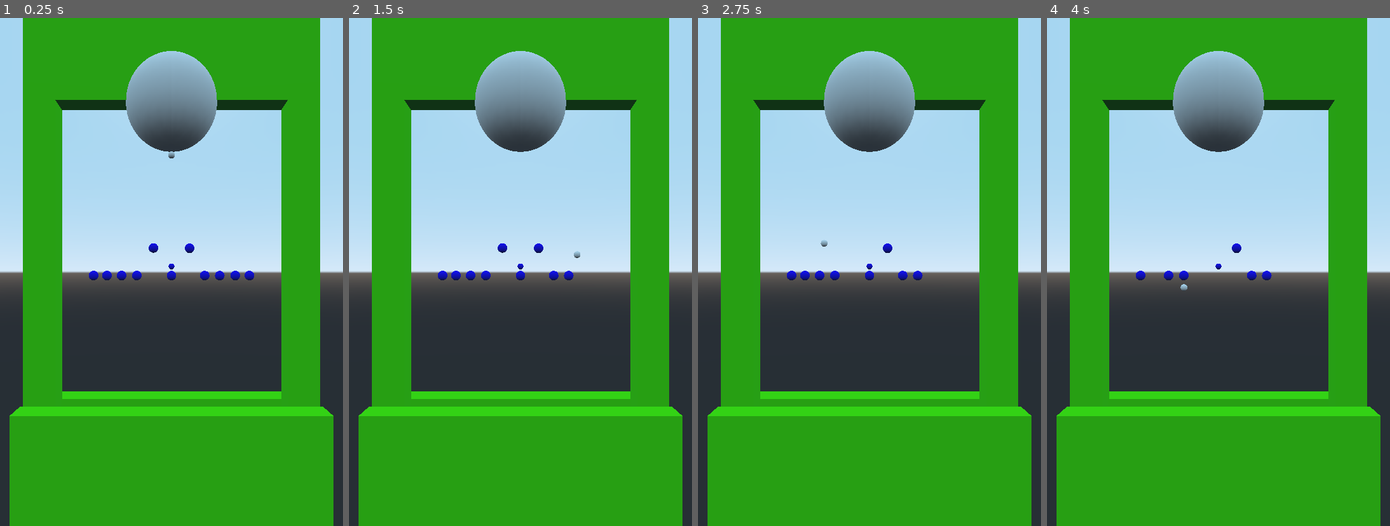
Above: before the commit, frames 1-4 (left to right).
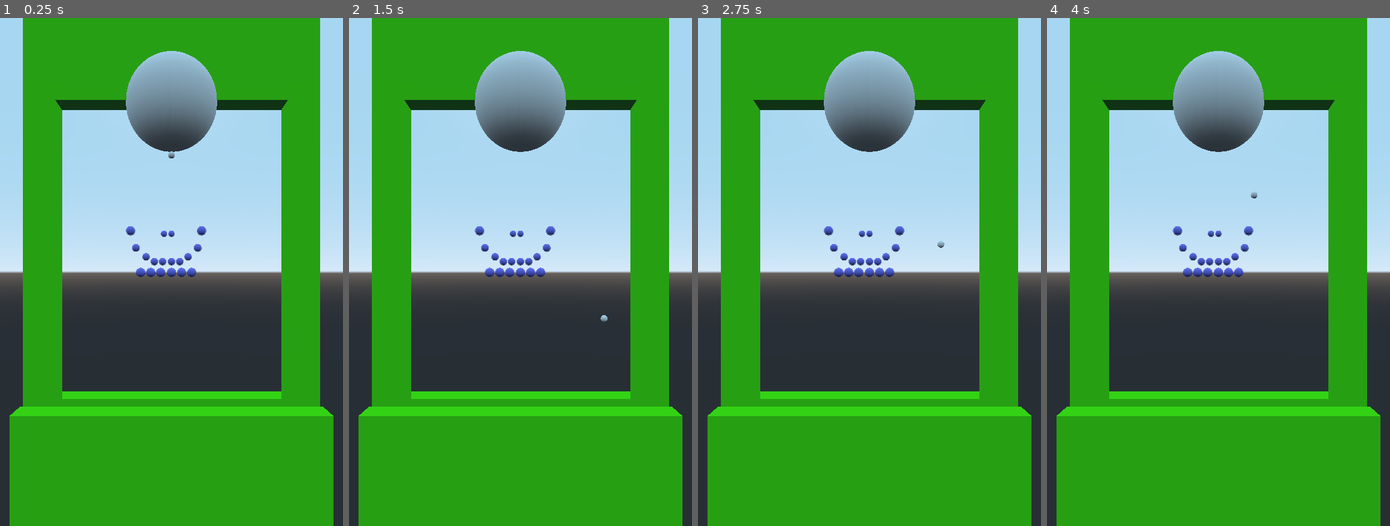
Above: after the commit, the same moments.

Repository: beothorn/librethrow
Game: Godot game, scene res://playStage/PlayStage.tscn
The game is run twice, just before and just after one commit, with the same random seed, the same clock (stepped at 60 frames per second) and the same inputs.
Inputs (mouse positions are in pixels of both pictures, inside the frame that each line leads up to):
- Up to frame 1 (0.25 s): no input
- Up to frame 2 (1.5 s): tap Enter at 0.5 s; move the mouse to (595, 246) at 0.52 s; click (595, 246) at 0.67 s; tap Space at 1.25 s; move the mouse to (451, 297) at 1.27 s; click (451, 297) at 1.42 s
- Up to frame 3 (2.75 s): move the mouse to (903, 160) at 2.02 s; click (903, 160) at 2.17 s
- Up to frame 4 (4 s): move the mouse to (1201, 373) at 2.77 s; click (1201, 373) at 2.92 s; move the mouse to (1321, 348) at 3.52 s; click (1321, 348) at 3.67 s

The runs differ from the first frame. In frame 1, 1.0% of the frame differs, in the area x 25-75%, y 41-52%; in frame 2, 1.0%; in frame 3, 0.9%; in frame 4, 0.9%.

Commit message:
Stone lits on on hit

Diff:
--- a/game/playStage/PlayStage.gd
+++ b/game/playStage/PlayStage.gd
@@ -90,15 +90,19 @@
 		obj.hide()
 		should_restart = true
 		for stone in stones.get_children():
-			if !stone.is_hidden():
+			if stone.is_in_group("Stone") and !stone.is_hidden():
 				should_restart = false
 
 	if obj.is_in_group("BallKiller"):
 		root.remove_child(ball)
 		throwing = false
 		aim_ball.translation.z = 0
+		for stone in stones.get_children():
+				if stone.is_in_group("Stone"):
+					stone.force_hide()
 		if should_restart:
 			stones.set_stones_rotation(0)
 			for stone in stones.get_children():
-				stone.reset()
+				if stone.is_in_group("Stone"):
+					stone.reset()
 			should_restart = false
--- a/game/playStage/PlayStage.tscn
+++ b/game/playStage/PlayStage.tscn
@@ -1,8 +1,8 @@
-[gd_scene load_steps=16 format=2]
+[gd_scene load_steps=14 format=2]
 
 [ext_resource path="res://playStage/PlayStage.gd" type="Script" id=1]
 [ext_resource path="res://playStage/Stones.gd" type="Script" id=2]
-[ext_resource path="res://playStage/Stone.gd" type="Script" id=3]
+[ext_resource path="res://playStage/Stone.tscn" type="PackedScene" id=3]
 
 [sub_resource type="SphereMesh" id=1]
 radius = 2.0
@@ -34,14 +34,6 @@
 [sub_resource type="CubeMesh" id=9]
 material = SubResource( 8 )
 size = Vector3( 10, 5.66, 1 )
-
-[sub_resource type="SpatialMaterial" id=14]
-albedo_color = Color( 0.0784314, 0, 1, 1 )
-
-[sub_resource type="SphereMesh" id=10]
-material = SubResource( 14 )
-radius = 0.21
-height = 0.42
 
 [sub_resource type="SphereMesh" id=12]
 radius = 0.15
@@ -97,173 +89,59 @@
 [node name="Stones" type="Spatial" parent="."]
 script = ExtResource( 2 )
 
-[node name="Stone" type="StaticBody" parent="Stones" groups=[
-"Stone",
-]]
-transform = Transform( 1, 0, 0, 0, 1, 0, 0, 0, 1, 0, -7.538, 0 )
-script = ExtResource( 3 )
+[node name="Stone" parent="Stones" instance=ExtResource( 3 )]
+transform = Transform( 1, 0, 0, 0, 1, 0, 0, 0, 1, 0, -7.39739, 0 )
 
-[node name="StoneMesh" type="CSGMesh" parent="Stones/Stone"]
-mesh = SubResource( 10 )
+[node name="Stone12" parent="Stones" instance=ExtResource( 3 )]
+transform = Transform( 1, 0, 0, 0, 1, 0, 0, 0, 1, 0, -6.82374, -3.42964 )
 
-[node name="Center" type="Position3D" parent="Stones/Stone"]
+[node name="Stone17" parent="Stones" instance=ExtResource( 3 )]
+transform = Transform( 1, 0, 0, 0, 1, 0, 0, 0, 1, 0, -4.94578, -7.07635 )
 
-[node name="Radius" type="Position3D" parent="Stones/Stone"]
-transform = Transform( 1, 0, 0, 0, 1, 0, 0, 0, 1, 0, 0.212564, 0 )
+[node name="Stone6" parent="Stones" instance=ExtResource( 3 )]
+transform = Transform( 1, 0, 0, 0, 1, 0, 0, 0, 1, -1.81018, -5.56171, 0 )
 
-[node name="Stone12" type="StaticBody" parent="Stones" groups=[
-"Stone",
-]]
-transform = Transform( 1, 0, 0, 0, 1, 0, 0, 0, 1, 0, -6.97581, -9.99459 )
-script = ExtResource( 3 )
+[node name="Stone14" parent="Stones" instance=ExtResource( 3 )]
+transform = Transform( 1, 0, 0, 0, 1, 0, 0, 0, 1, -1.81018, -6.15345, -2.41504 )
 
-[node name="StoneMesh" type="CSGMesh" parent="Stones/Stone12"]
-mesh = SubResource( 10 )
+[node name="Stone2" parent="Stones" instance=ExtResource( 3 )]
+transform = Transform( 1, 0, 0, 0, 1, 0, 0, 0, 1, 0.446171, -7.39739, 0 )
 
-[node name="Center" type="Position3D" parent="Stones/Stone12"]
+[node name="Stone10" parent="Stones" instance=ExtResource( 3 )]
+transform = Transform( 1, 0, 0, 0, 1, 0, 0, 0, 1, 0.446171, -6.82374, -3.42964 )
 
-[node name="Radius" type="Position3D" parent="Stones/Stone12"]
-transform = Transform( 1, 0, 0, 0, 1, 0, 0, 0, 1, 0, 0.212564, 0 )
+[node name="Stone5" parent="Stones" instance=ExtResource( 3 )]
+transform = Transform( 1, 0, 0, 0, 1, 0, 0, 0, 1, -1.36401, -7.39739, 0 )
 
-[node name="Stone2" type="StaticBody" parent="Stones" groups=[
-"Stone",
-]]
-transform = Transform( 1, 0, 0, 0, 1, 0, 0, 0, 1, 0.798296, -6.33507, 0.0744128 )
-script = ExtResource( 3 )
+[node name="Stone9" parent="Stones" instance=ExtResource( 3 )]
+transform = Transform( 1, 0, 0, 0, 1, 0, 0, 0, 1, -1.36401, -6.56878, -3.42964 )
 
-[node name="StoneMesh" type="CSGMesh" parent="Stones/Stone2"]
-mesh = SubResource( 10 )
+[node name="Stone3" parent="Stones" instance=ExtResource( 3 )]
+transform = Transform( 1, 0, 0, 0, 1, 0, 0, 0, 1, 0.892343, -7.39739, 0 )
 
-[node name="Center" type="Position3D" parent="Stones/Stone2"]
+[node name="Stone16" parent="Stones" instance=ExtResource( 3 )]
+transform = Transform( 1, 0, 0, 0, 1, 0, 0, 0, 1, 0.892343, -6.56878, -3.42964 )
 
-[node name="Radius" type="Position3D" parent="Stones/Stone2"]
-transform = Transform( 1, 0, 0, 0, 1, 0, 0, 0, 1, 0, 0.212564, 0 )
+[node name="Stone8" parent="Stones" instance=ExtResource( 3 )]
+transform = Transform( 1, 0, 0, 0, 1, 0, 0, 0, 1, -0.91784, -7.39739, 0 )
 
-[node name="Stone3" type="StaticBody" parent="Stones" groups=[
-"Stone",
-]]
-transform = Transform( 1, 0, 0, 0, 1, 0, 0, 0, 1, -0.795491, -6.31946, 0.0744128 )
-script = ExtResource( 3 )
+[node name="Stone11" parent="Stones" instance=ExtResource( 3 )]
+transform = Transform( 1, 0, 0, 0, 1, 0, 0, 0, 1, -0.91784, -6.82374, -3.42964 )
 
-[node name="StoneMesh" type="CSGMesh" parent="Stones/Stone3"]
-mesh = SubResource( 10 )
+[node name="Stone4" parent="Stones" instance=ExtResource( 3 )]
+transform = Transform( 1, 0, 0, 0, 1, 0, 0, 0, 1, 1.33214, -5.56171, 0 )
 
-[node name="Center" type="Position3D" parent="Stones/Stone3"]
+[node name="Stone13" parent="Stones" instance=ExtResource( 3 )]
+transform = Transform( 1, 0, 0, 0, 1, 0, 0, 0, 1, 1.33214, -6.15345, -2.41504 )
 
-[node name="Radius" type="Position3D" parent="Stones/Stone3"]
-transform = Transform( 1, 0, 0, 0, 1, 0, 0, 0, 1, 0, 0.212564, 0 )
+[node name="Stone7" parent="Stones" instance=ExtResource( 3 )]
+transform = Transform( 1, 0, 0, 0, 1, 0, 0, 0, 1, -0.478042, -7.39739, 0 )
 
-[node name="Stone4" type="StaticBody" parent="Stones" groups=[
-"Stone",
-]]
-transform = Transform( 1, 0, 0, 0, 1, 0, 0, 0, 1, -1.52727, -7.53755, 0.0744128 )
-script = ExtResource( 3 )
+[node name="Stone15" parent="Stones" instance=ExtResource( 3 )]
+transform = Transform( 1, 0, 0, 0, 1, 0, 0, 0, 1, -0.478042, -6.82374, -3.42964 )
 
-[node name="StoneMesh" type="CSGMesh" parent="Stones/Stone4"]
-mesh = SubResource( 10 )
-
-[node name="Center" type="Position3D" parent="Stones/Stone4"]
-
-[node name="Radius" type="Position3D" parent="Stones/Stone4"]
-transform = Transform( 1, 0, 0, 0, 1, 0, 0, 0, 1, 0, 0.212564, 0 )
-
-[node name="Stone5" type="StaticBody" parent="Stones" groups=[
-"Stone",
-]]
-transform = Transform( 1, 0, 0, 0, 1, 0, 0, 0, 1, 1.46186, -7.53755, 0.0744128 )
-script = ExtResource( 3 )
-
-[node name="StoneMesh" type="CSGMesh" parent="Stones/Stone5"]
-mesh = SubResource( 10 )
-
-[node name="Center" type="Position3D" parent="Stones/Stone5"]
-
-[node name="Radius" type="Position3D" parent="Stones/Stone5"]
-transform = Transform( 1, 0, 0, 0, 1, 0, 0, 0, 1, 0, 0.212564, 0 )
-
-[node name="Stone6" type="StaticBody" parent="Stones" groups=[
-"Stone",
-]]
-transform = Transform( 1, 0, 0, 0, 1, 0, 0, 0, 1, -2.19703, -7.53755, 0.0744128 )
-script = ExtResource( 3 )
-
-[node name="StoneMesh" type="CSGMesh" parent="Stones/Stone6"]
-mesh = SubResource( 10 )
-
-[node name="Center" type="Position3D" parent="Stones/Stone6"]
-
-[node name="Radius" type="Position3D" parent="Stones/Stone6"]
-transform = Transform( 1, 0, 0, 0, 1, 0, 0, 0, 1, 0, 0.212564, 0 )
-
-[node name="Stone7" type="StaticBody" parent="Stones" groups=[
-"Stone",
-]]
-transform = Transform( 1, 0, 0, 0, 1, 0, 0, 0, 1, 2.12542, -7.53755, 0.0744128 )
-script = ExtResource( 3 )
-
-[node name="StoneMesh" type="CSGMesh" parent="Stones/Stone7"]
-mesh = SubResource( 10 )
-
-[node name="Center" type="Position3D" parent="Stones/Stone7"]
-
-[node name="Radius" type="Position3D" parent="Stones/Stone7"]
-transform = Transform( 1, 0, 0, 0, 1, 0, 0, 0, 1, 0, 0.212564, 0 )
-
-[node name="Stone8" type="StaticBody" parent="Stones" groups=[
-"Stone",
-]]
-transform = Transform( 1, 0, 0, 0, 1, 0, 0, 0, 1, -2.84199, -7.53755, 0.0744128 )
-script = ExtResource( 3 )
-
-[node name="StoneMesh" type="CSGMesh" parent="Stones/Stone8"]
-mesh = SubResource( 10 )
-
-[node name="Center" type="Position3D" parent="Stones/Stone8"]
-
-[node name="Radius" type="Position3D" parent="Stones/Stone8"]
-transform = Transform( 1, 0, 0, 0, 1, 0, 0, 0, 1, 0, 0.212564, 0 )
-
-[node name="Stone9" type="StaticBody" parent="Stones" groups=[
-"Stone",
-]]
-transform = Transform( 1, 0, 0, 0, 1, 0, 0, 0, 1, 2.80758, -7.53755, 0.0744128 )
-script = ExtResource( 3 )
-
-[node name="StoneMesh" type="CSGMesh" parent="Stones/Stone9"]
-mesh = SubResource( 10 )
-
-[node name="Center" type="Position3D" parent="Stones/Stone9"]
-
-[node name="Radius" type="Position3D" parent="Stones/Stone9"]
-transform = Transform( 1, 0, 0, 0, 1, 0, 0, 0, 1, 0, 0.212564, 0 )
-
-[node name="Stone10" type="StaticBody" parent="Stones" groups=[
-"Stone",
-]]
-transform = Transform( 1, 0, 0, 0, 1, 0, 0, 0, 1, -3.43113, -7.53755, 0.0744128 )
-script = ExtResource( 3 )
-
-[node name="StoneMesh" type="CSGMesh" parent="Stones/Stone10"]
-mesh = SubResource( 10 )
-
-[node name="Center" type="Position3D" parent="Stones/Stone10"]
-
-[node name="Radius" type="Position3D" parent="Stones/Stone10"]
-transform = Transform( 1, 0, 0, 0, 1, 0, 0, 0, 1, 0, 0.212564, 0 )
-
-[node name="Stone11" type="StaticBody" parent="Stones" groups=[
-"Stone",
-]]
-transform = Transform( 1, 0, 0, 0, 1, 0, 0, 0, 1, 3.43393, -7.53755, 0.0744128 )
-script = ExtResource( 3 )
-
-[node name="StoneMesh" type="CSGMesh" parent="Stones/Stone11"]
-mesh = SubResource( 10 )
-
-[node name="Center" type="Position3D" parent="Stones/Stone11"]
-
-[node name="Radius" type="Position3D" parent="Stones/Stone11"]
-transform = Transform( 1, 0, 0, 0, 1, 0, 0, 0, 1, 0, 0.212564, 0 )
+[node name="Stone18" parent="Stones" instance=ExtResource( 3 )]
+transform = Transform( 1, 0, 0, 0, 1, 0, 0, 0, 1, -0.478042, -4.94578, -7.07635 )
 
 [node name="Aim_ball" type="CSGMesh" parent="."]
 transform = Transform( 1, 0, 0, 0, 1, 0, 0, 0, 1, 0, -2.2, 0 )
--- a/game/playStage/Stone.gd
+++ b/game/playStage/Stone.gd
@@ -2,16 +2,26 @@
 
 var collisionShape
 onready var stone = get_node("StoneMesh")
+onready var stone_core = get_node("StoneCore")
+onready var stone_core_on = get_node("StoneCoreOn")
 onready var camera = get_node("/root/GameRoom/Camera")
 onready var center_pos = get_node("Center")
 onready var radius_pos = get_node("Radius")
+onready var timer = get_node("Timer")
+onready var tween = get_node("Tween")
+var on_material = preload("res://playStage/StoneOn.tres")
 
 var original_position
+var original_scale
+
+var is_hiding = false
+var is_hidden = false
 
 const plane = Plane(Vector3(0,0,0), Vector3(1,0,0), Vector3(0,1,0))
 
 func _ready():
 	original_position = translation
+	original_scale = scale
 	collisionShape = CollisionShape.new()
 	collisionShape.set_name("CollisionShape")
 	collisionShape.shape = SphereShape.new()
@@ -20,16 +30,25 @@
 
 func reset():
 	translation = original_position
+	is_hiding = false
+	is_hidden = false
 	project_collision_shadow()
 
-func flat():
-	translation.z = 0
+func hide():
+	if is_hiding:
+		return
+	is_hiding = true
+	stone_core.set_visible(false)
+	stone_core_on.set_visible(true)
+	timer.start()
 
-func hide():
-	translation.z = -1000
+func force_hide():
+	if is_hiding:
+		tween.interpolate_property(self, "scale", scale, Vector3(0,0,0), 0.3, Tween.TRANS_EXPO, Tween.EASE_IN_OUT)
+		tween.start()
 
 func is_hidden():
-	return translation.z == -1000
+	return is_hidden
 
 func project_collision_shadow():
 	var camera_position =  camera.get_global_transform().origin
@@ -51,3 +70,12 @@
 		collisionShape.set_global_transform(sphereProjectionOld)
 		if itersection_radius:
 			collisionShape.shape.radius = itersection_radius.y - itersection.y
+
+func _on_Timer_timeout():
+	force_hide()
+
+func _on_Tween_tween_completed(object, key):
+	translation.z = -1000
+	scale = original_scale
+	is_hiding = false
+	is_hidden = true
--- /dev/null
+++ b/game/playStage/Stone.tscn
@@ -0,0 +1,57 @@
+[gd_scene load_steps=8 format=2]
+
+[ext_resource path="res://playStage/Stone.gd" type="Script" id=1]
+[ext_resource path="res://playStage/StoneOff.tres" type="Material" id=2]
+[ext_resource path="res://playStage/StoneOn.tres" type="Material" id=3]
+
+[sub_resource type="SpatialMaterial" id=1]
+flags_transparent = true
+albedo_color = Color( 0.0784314, 0, 1, 0.784314 )
+
+[sub_resource type="SphereMesh" id=2]
+material = SubResource( 1 )
+radius = 0.21
+height = 0.42
+radial_segments = 16
+rings = 6
+
+[sub_resource type="SphereMesh" id=5]
+material = ExtResource( 2 )
+radius = 0.17
+height = 0.34
+radial_segments = 8
+rings = 10
+
+[sub_resource type="SphereMesh" id=4]
+material = ExtResource( 3 )
+radius = 0.17
+height = 0.34
+radial_segments = 8
+rings = 10
+
+[node name="Stone" type="StaticBody" groups=[
+"Stone",
+]]
+script = ExtResource( 1 )
+
+[node name="StoneMesh" type="CSGMesh" parent="."]
+mesh = SubResource( 2 )
+
+[node name="StoneCore" type="CSGMesh" parent="."]
+mesh = SubResource( 5 )
+
+[node name="StoneCoreOn" type="CSGMesh" parent="."]
+visible = false
+mesh = SubResource( 4 )
+
+[node name="Center" type="Position3D" parent="."]
+
+[node name="Radius" type="Position3D" parent="."]
+transform = Transform( 1, 0, 0, 0, 1, 0, 0, 0, 1, 0, 0.212564, 0 )
+
+[node name="Timer" type="Timer" parent="."]
+wait_time = 3.0
+
+[node name="Tween" type="Tween" parent="."]
+[connection signal="timeout" from="Timer" to="." method="_on_Timer_timeout"]
+[connection signal="tween_completed" from="Tween" to="." method="_on_Tween_tween_completed"]
--- /dev/null
+++ b/game/playStage/StoneOff.tres
@@ -0,0 +1,3 @@
+[gd_resource type="SpatialMaterial" format=2]
+
+[resource]
--- /dev/null
+++ b/game/playStage/StoneOn.tres
@@ -0,0 +1,8 @@
+[gd_resource type="SpatialMaterial" format=2]
+
+[resource]
+emission_enabled = true
+emission = Color( 1, 1, 1, 1 )
+emission_energy = 1.0
+emission_operator = 0
+emission_on_uv2 = false
--- a/game/playStage/Stones.gd
+++ b/game/playStage/Stones.gd
@@ -3,4 +3,5 @@
 func set_stones_rotation( angle:float ):
 	rotation.y = angle
 	for stone in get_children():
-		stone.project_collision_shadow()
+		if stone.is_in_group("Stone"):
+			stone.project_collision_shadow()
--- a/game/playStage/ThrownBall.tscn
+++ b/game/playStage/ThrownBall.tscn
@@ -3,7 +3,7 @@
 [ext_resource path="res://playStage/ThrownBall.gd" type="Script" id=1]
 
 [sub_resource type="PhysicsMaterial" id=1]
-bounce = 0.8
+bounce = 0.7
 
 [sub_resource type="SpatialMaterial" id=2]
 
@@ -19,7 +19,7 @@
 [node name="Ball" type="RigidBody"]
 physics_material_override = SubResource( 1 )
 gravity_scale = 0.0
-contacts_reported = 4
+contacts_reported = 15
 contact_monitor = true
 axis_lock_linear_z = true
 script = ExtResource( 1 )
